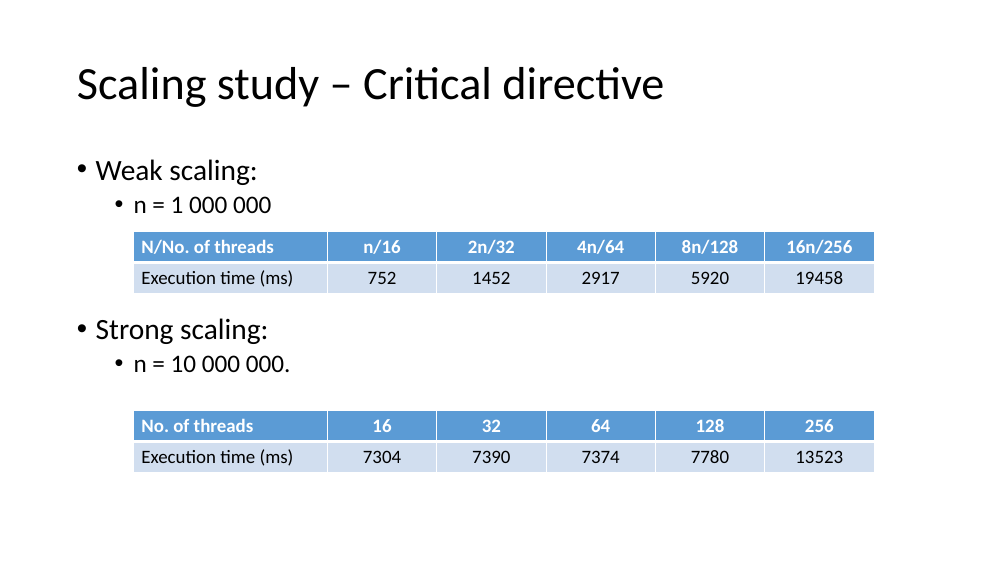
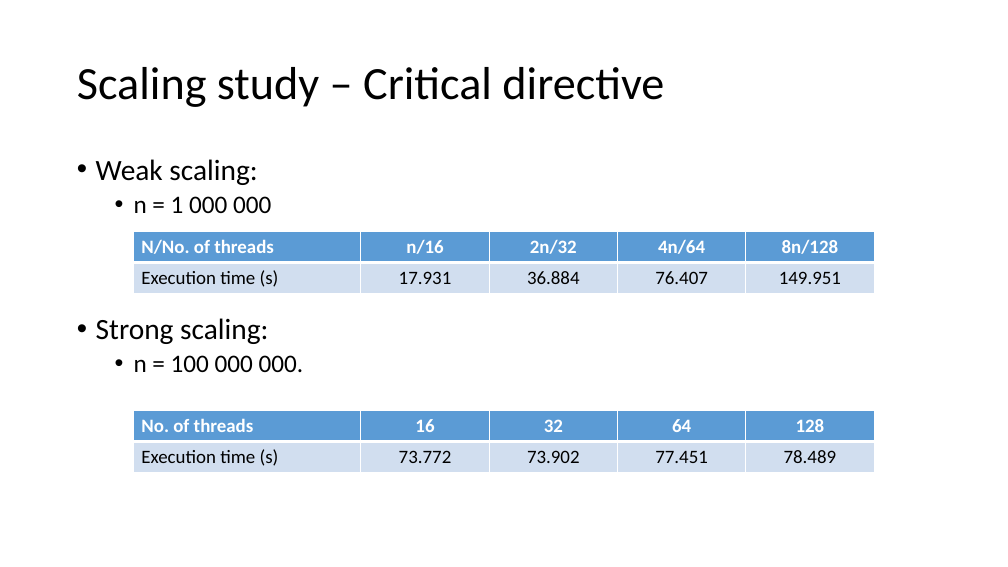
Before and after one commit to icefairy2/HPC-Lab, a slide deck: slide 10 of assig2/assig2-pres.pptx. Drawn at 1008x567 pixels with LibreOffice and Linux fonts; fonts in the diff are those of the drawing. Boxes give left, top, right and bottom in pixels: in the first picture for what was removed or moved away, otherwise in the second. Text is boxed around its words. In the diff, an @@ line names an element or a change of style, - is before the commit and + after.

```diff
--- a/assig2/assig2-pres.pptx
+++ b/assig2/assig2-pres.pptx
@@ table at (134, 232, 875, 293) @@
-column 1: N/No. of threads | Execution time (ms)
-column 2: n/16 | 752
-column 3: 2n/32 | 1452
-column 4: 4n/64 | 2917
-column 5: 8n/128 | 5920
-column 6: 16n/256 | 19458
+column 1: N/No. of threads | Execution time (s)
+column 2: n/16 | 17.931
+column 3: 2n/32 | 36.884
+column 4: 4n/64 | 76.407
+column 5: 8n/128 | 149.951
@@ text at (134, 355, 304, 372): text changed @@
-  • n = 10 000 000.
+  • n = 100 000 000.
@@ table at (134, 411, 875, 472) @@
-column 1: No. of threads | Execution time (ms)
-column 2: 16 | 7304
-column 3: 32 | 7390
-column 4: 64 | 7374
-column 5: 128 | 7780
-column 6: 256 | 13523
+column 1: No. of threads | Execution time (s)
+column 2: 16 | 73.772
+column 3: 32 | 73.902
+column 4: 64 | 77.451
+column 5: 128 | 78.489
```
Also in this commit, not shown: 2 other slides changed, 4 other files.
